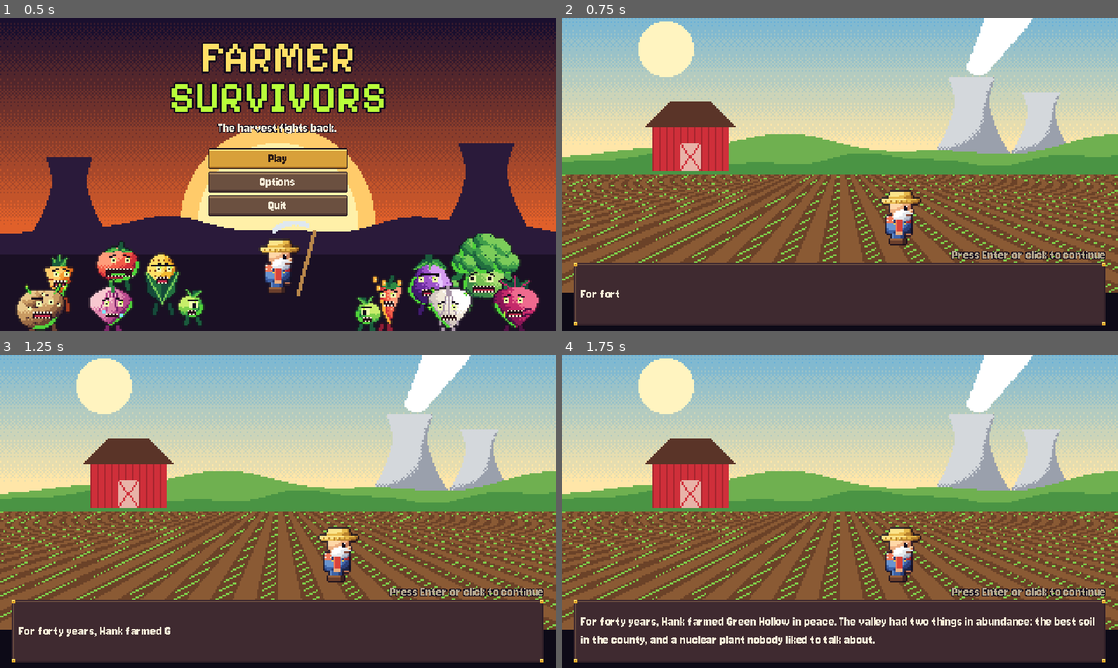
Above: before the commit, frames 1-4 (two rows, left to right).
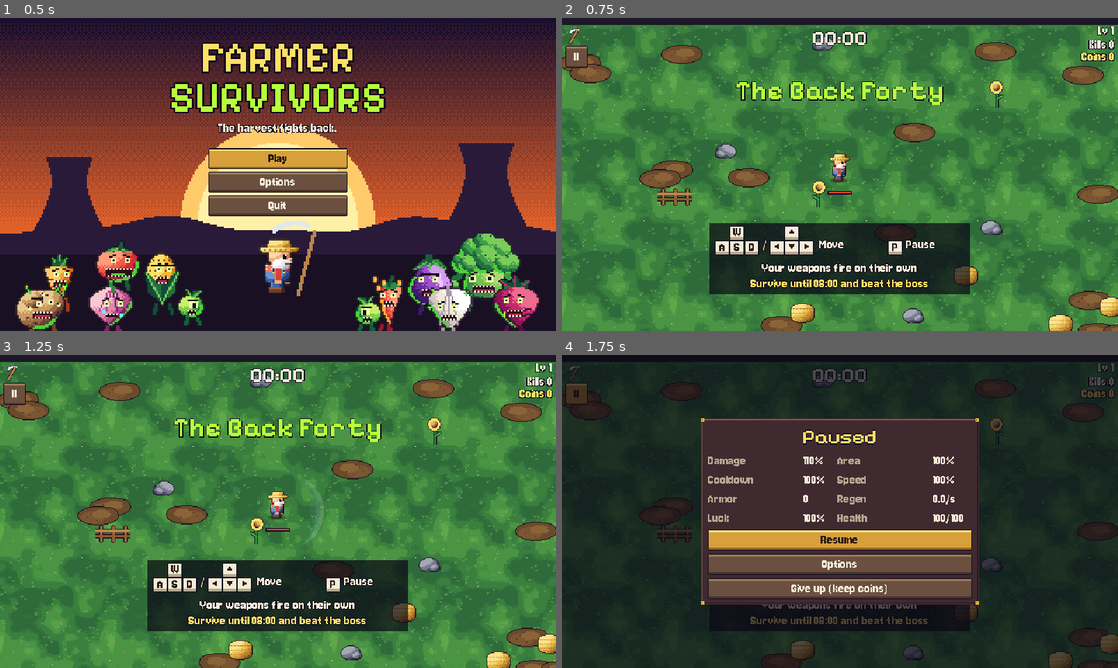
Above: after the commit, the same moments.

Repository: emilianostack/farmer-survivor
Game: Godot game, scene res://scenes/main.tscn
Two runs of this game, one before a commit and one after it. Both use one fixed random seed, a clock stepped at 60 frames per second and the inputs below.
Inputs (mouse positions are in pixels of both pictures, inside the frame that each line leads up to):
- Up to frame 1 (0.5 s): no input
- Up to frame 2 (0.75 s): click "Play" at 0.5 s
- Up to frame 3 (1.25 s): no input
- Up to frame 4 (1.75 s): click (578, 392) at 1.25 s, where only the run after the commit has a clickable "II"

Frame 1 is identical in both runs. In frame 2, 97% of the frame differs, in the area x 0-100%, y 0-100%; in frame 3, 97%; in frame 4, 96%.

Commit message:
Updates

Diff:
--- a/i18n/strings.csv
+++ b/i18n/strings.csv
@@ -9,6 +9,7 @@
 BTN_CONTINUE,Continue,Continuar,Continuar,Continuer
 BTN_RESUME,Resume,Retomar,Reanudar,Reprendre
 BTN_GIVEUP,Give up (keep coins),Desistir (manter moedas),Rendirse (conservar monedas),Abandonner (garder les pièces)
+BTN_SKIP,Skip,Pular,Saltar,Passer
 TAB_EXPEDITION,Expedition,Expedição,Expedición,Expédition
 TAB_WORKSHOP,Workshop,Oficina,Taller,Atelier
 TAB_FARM,Farm,Fazenda,Granja,Ferme
@@ -92,6 +93,11 @@
 HUD_REVIVED,Second wind!,Segundo fôlego!,¡Segundo aliento!,Second souffle !
 HUD_XPCHEST,XP chest! +%s XP,Baú de XP! +%s XP,¡Cofre de XP! +%s XP,Coffre d'XP ! +%s XP
 HUD_VICTORY,The field is clean!,O campo está limpo!,¡El campo está limpio!,Le champ est sain !
+HINT_MOVE,Move,Mover,Moverse,Bouger
+HINT_DRAG,Drag anywhere to move,Arraste em qualquer lugar para mover,Arrastra en cualquier lugar para moverte,Glissez n'importe où pour bouger
+HINT_PAUSE,Pause,Pausar,Pausa,Pause
+HINT_AUTO,Your weapons fire on their own,Suas armas atacam sozinhas,Tus armas atacan solas,Vos armes tirent toutes seules
+HINT_GOAL,Survive until %s and beat the boss,Sobreviva até %s e vença o chefe,Sobrevive hasta el %s y vence al jefe,Survivez jusqu'à %s et battez le boss
 LVL_TITLE,Level up!,Subiu de nível!,¡Subiste de nivel!,Niveau supérieur !
 LVL_NEW,New!,Novo!,¡Nuevo!,Nouveau !
 LVL_TAG,Lv %d,Nv %d,Nv %d,Nv %d
--- a/scripts/autoload/audio.gd
+++ b/scripts/autoload/audio.gd
@@ -4,12 +4,15 @@
 const SFX := ["hit", "kill", "pickup", "coin", "levelup", "hurt", "shoot", "slash", "boom", "zap", "chest", "ui", "buy", "boss", "win", "lose", "bee", "tractor"]
 const VOICES := 14
 const MIN_GAP := 0.045
+## Per-sound trims in dB, measured so every effect sits at a similar loudness.
+const TRIM := {"boss": -4.0, "slash": 3.0, "shoot": 1.5}
 
 var streams := {}
 var players: Array[AudioStreamPlayer] = []
 var last_play := {}
 var music: AudioStreamPlayer
 var current_track := ""
+var sfx_db := 0.0
 var positions := {}
 
 
@@ -33,8 +36,9 @@
 		return
 	var s: Dictionary = Save.d.settings
 	music.volume_db = linear_to_db(maxf(float(s.music) * 0.6, 0.0001))
+	sfx_db = linear_to_db(maxf(float(s.sfx) * 0.7, 0.0001))
 	for p in players:
-		p.volume_db = linear_to_db(maxf(float(s.sfx) * 0.7, 0.0001))
+		p.volume_db = sfx_db
 
 
 func play(id: String, pitch_var: float = 0.08) -> void:
@@ -47,6 +51,7 @@
 	for p in players:
 		if not p.playing:
 			p.stream = streams[id]
+			p.volume_db = sfx_db + float(TRIM.get(id, 0.0))
 			p.pitch_scale = randf_range(1.0 - pitch_var, 1.0 + pitch_var)
 			p.play()
 			return
--- a/scripts/dev/harness.gd
+++ b/scripts/dev/harness.gd
@@ -142,6 +142,13 @@
 	await _snap("06b_danger")
 	r.hp = float(r.stats.max_hp)
 	await _wait(3)
+	var help = preload("res://scripts/game/hud.gd").ControlsHint.new()
+	help.touch = UI.force_touch
+	help.goal = tr("HINT_GOAL") % UI.time_str(DB.STAGE_LENGTH)
+	r.hud.root.add_child(help)
+	await _wait(3)
+	await _snap("06c_controls")
+	help.queue_free()
 	r.bot = false
 	r.hud._show_level_up(r.hud._options())
 	await _wait(6)
@@ -338,7 +345,15 @@
 	await _finger(0, center, true)
 	await _finger(0, center, false)
 	await _wait(4)
-	_ok(main.current is Screens.Story, "tapping Play starts the story")
+	_ok(main.run != null, "tapping Play starts a run")
+	_ok(main.run.hud.hint != null and main.run.hud.hint.touch, "the controls help shows the touch stick")
+	main.run.give_up()
+	await _wait(4)
+	var cont: Button = main.current.find_children("*", "Button", true, false)[0]
+	await _finger(0, cont.get_global_rect().get_center(), true)
+	await _finger(0, cont.get_global_rect().get_center(), false)
+	await _wait(4)
+	_ok(main.current is Screens.Story, "the story follows the first run")
 	_ok(main.current.hint.text == tr("STORY_HINT_TOUCH"), "story hint talks about tapping")
 	for i in 12:
 		if not (main.current is Screens.Story):
@@ -413,25 +428,21 @@
 	_ok(TranslationServer.get_locale().begins_with("en"), "starts in English")
 	_ok(tr("BTN_PLAY") == "Play", "translations load")
 	await _press("ui_accept")
-	await _wait(4)
-	_ok(main.current is Screens.Story, "Play on a new save opens the story")
-	for i in 12:
-		if not (main.current is Screens.Story):
-			break
-		await _press("ui_accept")
-	await _wait(6)
-	_ok(main.current != null and not (main.current is Screens.Story), "story advances to the hub")
-	_ok(Save.d.seen_intro, "intro is only shown once")
-	await _wait(6)
-	await _press("ui_accept")
-	await _wait(6)
-	_ok(main.run != null, "Head out starts a run")
+	await _wait(6)
+	_ok(main.run != null and not (main.current is Screens.Story), "Play on a new save starts a run at once")
 	var r = main.run
+	_ok(r.hud.hint != null, "the first run shows the controls")
+	_ok(r.hud.pause_button.is_visible_in_tree(), "a mouse player has an on-screen pause button")
 	Input.action_press("move_right")
 	await _wait(40)
 	Input.action_release("move_right")
 	_ok(r.player_pos.x > 20.0, "move input walks the farmer")
 	_ok(r.player.flip_h == false and r.facing == 1.0, "faces the walk direction")
+	_ok(r.hud.hint != null, "the controls stay up for a short walk")
+	Input.action_press("move_down")
+	await _wait(150)
+	Input.action_release("move_down")
+	_ok(r.hud.hint == null, "the controls fade once the player is moving")
 	await _press("pause")
 	await _wait(4)
 	_ok(get_tree().paused and r.hud.overlay != null, "Esc pauses")
@@ -473,6 +484,27 @@
 	r.hurt(999.0)
 	await _wait(6)
 	_ok(main.run == null, "dying ends the run")
+	await _press("ui_accept")
+	await _wait(6)
+	_ok(main.current is Screens.Story, "the intro story follows the first run")
+	main.current.skip.pressed.emit()
+	await _wait(6)
+	_ok(main.current != null and not (main.current is Screens.Story), "Skip leaves the story for the hub")
+	_ok(Save.d.seen_intro, "intro is only shown once")
+	await _press("ui_accept")
+	await _wait(6)
+	_ok(main.run != null, "Head out starts a run")
+	_ok(main.run.hud.hint != null, "the second run still shows the controls")
+	main.run.give_up()
+	await _wait(4)
+	await _press("ui_accept")
+	await _wait(6)
+	_ok(not (main.current is Screens.Story), "the story is not shown again")
+	main.current.start_run.emit(0, 0, "hank")
+	await _wait(6)
+	_ok(main.run != null and main.run.hud.hint == null, "the third run has no controls help")
+	main.run.give_up()
+	await _wait(4)
 	print("flow fails=", fails, " coins=", Save.d.coins)
 	get_tree().quit()
 
@@ -1122,7 +1154,15 @@
 
 
 ## Real bot gameplay for preview videos, run with --write-movie. Nothing is sped up.
+## --dev=trailer[:<stage>:<char>:<start seconds, or "boss">:<length>:<weapon,weapon>]
 func _trailer() -> void:
+	var stage := int(arg[1]) if arg.size() > 1 else 1
+	var ch: String = arg[2] if arg.size() > 2 else "hank"
+	var start := 300.0
+	if arg.size() > 3:
+		start = DB.STAGE_LENGTH - 2.0 if arg[3] == "boss" else float(arg[3])
+	var length := float(arg[4]) if arg.size() > 4 else 19.0
+	var weapons := arg[5].split(",") if arg.size() > 5 else PackedStringArray(["scythe", "bees", "lightning", "tractor", "sickles"])
 	seed(2026)
 	Save.d = Save._default()
 	Save.d.seen_intro = true
@@ -1132,15 +1172,15 @@
 	Save.d.settings.music = 0.0
 	Save.d.settings.sfx = 0.0
 	Save.apply_settings()
-	main.start_run(1, 0, "hank", true)
+	main.start_run(stage, 0, ch, true)
 	var r = main.run
-	r.time = 300.0
+	r.time = start
 	r.next_elite = r.time + 6.0
 	r.next_swarm = r.time + 3.0
 	r.wave_i = 0
 	r.level = 22
 	r.xp_next = 99999.0
-	for id in ["scythe", "bees", "lightning", "tractor", "sickles"]:
+	for id in weapons:
 		if r.weapons.has_weapon(id) == null:
 			r.weapons.add_weapon(id)
 	for s in r.weapons.slots:
@@ -1151,7 +1191,7 @@
 	r.hud.refresh_items()
 	for i in 90:
 		r.enemies.spawn(r.stage.waves[-1].pool.pick_random(), r.player_pos + Vector2.from_angle(randf() * TAU) * randf_range(120.0, 300.0))
-	var left := 19.0
+	var left := length
 	while left > 0.0 and main.run != null:
 		r.hp = float(r.stats.max_hp) * 0.82
 		left -= get_process_delta_time()
--- a/scripts/game/hud.gd
+++ b/scripts/game/hud.gd
@@ -18,6 +18,10 @@
 var _banner_tween: Tween
 var danger_rect: ColorRect
 var stick: TouchStick = null
+var pause_button: Button
+var hint: Control = null
+var hint_age := 0.0
+var hint_moved := 0.0
 
 
 func setup(r: Node2D) -> void:
@@ -74,21 +78,137 @@
 	banner_label.size = Vector2(640, 44)
 	banner_label.modulate.a = 0.0
 	root.add_child(banner_label)
+	# On-screen pause for every player: in a browser Esc leaves fullscreen instead.
+	pause_button = UI.button("II", func():
+		if _can_pause():
+			open_pause(), Vector2(26, 26))
+	pause_button.position = Vector2(4, 32)
+	pause_button.focus_mode = Control.FOCUS_NONE
+	root.add_child(pause_button)
 	if UI.is_touch():
 		enable_touch()
-
-
-## Steering stick and an on-screen pause, for devices with no keyboard.
+	if int(Save.d.runs) < 2 and not run.bot:
+		hint = ControlsHint.new()
+		hint.touch = UI.is_touch()
+		hint.goal = tr("HINT_GOAL") % UI.time_str(DB.STAGE_LENGTH)
+		root.add_child(hint)
+
+
+## Steering stick for devices with no keyboard. The pause button grows to finger size.
 func enable_touch() -> void:
 	stick = TouchStick.new()
 	root.add_child(stick)
-	var pause := UI.button("II", func():
-		if overlay == null and not run.finished and run.win_timer < 0.0:
-			open_pause(), Vector2(34, 34))
-	pause.position = Vector2(4, 32)
-	pause.focus_mode = Control.FOCUS_NONE
-	root.add_child(pause)
-	stick.blocked.append(pause)
+	pause_button.custom_minimum_size = Vector2(34, 34)
+	root.move_child(pause_button, -1)
+	stick.blocked.append(pause_button)
+
+
+func _can_pause() -> bool:
+	return overlay == null and not run.finished and run.win_timer < 0.0
+
+
+## A browser tab that loses focus pauses the run, so nobody dies while away.
+func _notification(what: int) -> void:
+	if what == NOTIFICATION_APPLICATION_FOCUS_OUT and run != null and not run.bot and _can_pause():
+		open_pause()
+
+
+## Fades the first-run controls help once the player has clearly got the hang of moving.
+func tick_hint(dt: float, moving: bool) -> void:
+	if hint == null:
+		return
+	hint_age += dt
+	if moving:
+		hint_moved += dt
+	if hint_moved > 2.5 or hint_age > 15.0:
+		var h := hint
+		hint = null
+		var tw := create_tween()
+		tw.tween_property(h, "modulate:a", 0.0, 0.6)
+		tw.tween_callback(h.queue_free)
+
+
+## First-run help. The keys are drawn as keycaps, in the player's own keyboard layout.
+class ControlsHint extends Control:
+	const INK := Color("2a1a14")
+	const CAP := Color("f4ecd8")
+	var touch := false
+	var goal := ""
+
+	var names := {}
+
+	func _ready() -> void:
+		mouse_filter = Control.MOUSE_FILTER_IGNORE
+		size = Vector2(300, 82)
+		position = Vector2((640 - size.x) / 2.0, 236)
+		for k in [KEY_W, KEY_A, KEY_S, KEY_D, KEY_P]:
+			names[k] = key_name(k)
+
+	## What is printed on the key at this position, e.g. Z instead of W on AZERTY.
+	static func key_name(physical: Key) -> String:
+		var native := DisplayServer.get_name() in ["Windows", "macOS", "X11", "Wayland"]
+		if native:
+			var s := OS.get_keycode_string(DisplayServer.keyboard_get_keycode_from_physical(physical))
+			if s.length() == 1:
+				return s
+		elif OS.get_locale().replace("-", "_") in ["fr", "fr_FR", "fr_BE"]:  # browsers do not tell; AZERTY is the likely layout
+			match physical:
+				KEY_W: return "Z"
+				KEY_A: return "Q"
+		return OS.get_keycode_string(physical)
+
+	## The keys a player presses show the real layout: fix the keycaps to match.
+	func _input(e: InputEvent) -> void:
+		var k := e as InputEventKey
+		if k == null or not k.pressed or not names.has(k.physical_keycode):
+			return
+		var s := OS.get_keycode_string(k.key_label if k.key_label != KEY_NONE else k.keycode)
+		if s.length() == 1 and s != names[k.physical_keycode]:
+			names[k.physical_keycode] = s
+			queue_redraw()
+
+	func _cap(at: Vector2, txt: String, arrow: float = NAN) -> void:
+		var r := Rect2(at, Vector2(15, 15))
+		draw_rect(r.grow(1), Color("140c1c"))
+		draw_rect(r, CAP)
+		draw_rect(Rect2(at + Vector2(0, 12), Vector2(15, 3)), UI.COL_MUTED)
+		if is_nan(arrow):
+			draw_string(UI.body_font(), at + Vector2(0, 11), txt, HORIZONTAL_ALIGNMENT_CENTER, 15, 16, INK)
+		else:
+			var c := at + Vector2(7.5, 6.0)
+			var pts := PackedVector2Array([Vector2(3.5, 0), Vector2(-2.5, -3.5), Vector2(-2.5, 3.5)])
+			for i in pts.size():
+				pts[i] = c + pts[i].rotated(arrow)
+			draw_colored_polygon(pts, INK)
+
+	func _text(at: Vector2, txt: String, col: Color, align := HORIZONTAL_ALIGNMENT_LEFT, w := -1.0) -> void:
+		var f := UI.body_font()
+		for o in [Vector2(-1, 0), Vector2(1, 0), Vector2(0, -1), Vector2(0, 1)]:
+			draw_string(f, at + o, txt, align, w, 16, Color("140c1c"))
+		draw_string(f, at, txt, align, w, 16, col)
+
+	func _draw() -> void:
+		draw_rect(Rect2(Vector2.ZERO, size), Color(0.04, 0.03, 0.08, 0.72))
+		if touch:
+			var c := Vector2(30, 22)
+			draw_arc(c, 13, 0, TAU, 24, CAP, 2.0)
+			draw_circle(c + Vector2(6, -3), 5, UI.COL_GOLD)
+			_text(Vector2(52, 27), tr("HINT_DRAG"), UI.COL_TEXT)
+		else:
+			_cap(Vector2(24, 4), names[KEY_W])
+			_cap(Vector2(7, 21), names[KEY_A])
+			_cap(Vector2(24, 21), names[KEY_S])
+			_cap(Vector2(41, 21), names[KEY_D])
+			_text(Vector2(61, 29), "/", UI.COL_MUTED)
+			_cap(Vector2(87, 4), "", -PI / 2.0)
+			_cap(Vector2(70, 21), "", PI)
+			_cap(Vector2(87, 21), "", PI / 2.0)
+			_cap(Vector2(104, 21), "", 0.0)
+			_text(Vector2(126, 29), tr("HINT_MOVE"), UI.COL_TEXT)
+			_cap(Vector2(206, 21), names[KEY_P])
+			_text(Vector2(226, 29), tr("HINT_PAUSE"), UI.COL_TEXT)
+		_text(Vector2(0, 56), tr("HINT_AUTO"), UI.COL_TEXT, HORIZONTAL_ALIGNMENT_CENTER, size.x)
+		_text(Vector2(0, 74), goal, UI.COL_GOLD, HORIZONTAL_ALIGNMENT_CENTER, size.x)
 
 
 func touch_dir() -> Vector2:
@@ -144,7 +264,7 @@
 
 func _unhandled_input(e: InputEvent) -> void:
 	if e.is_action_pressed("pause"):
-		if overlay == null and not run.finished and run.win_timer < 0.0:
+		if _can_pause():
 			open_pause()
 			get_viewport().set_input_as_handled()
 		elif overlay != null and overlay.has_meta("pause"):
--- a/scripts/game/run.gd
+++ b/scripts/game/run.gd
@@ -258,6 +258,7 @@
 		spd *= 0.55
 	player_pos += dir * spd * dt
 	var moving := dir.length_squared() > 0.01
+	hud.tick_hint(dt, moving)
 	if moving:
 		facing_vec = dir.normalized()
 		if absf(dir.x) > 0.1:
--- a/scripts/main.gd
+++ b/scripts/main.gd
@@ -19,6 +19,8 @@
 	ui_layer = CanvasLayer.new()
 	ui_layer.layer = 5
 	add_child(ui_layer)
+	if OS.has_feature("web"):
+		_free_browser_keys()
 	var args := OS.get_cmdline_user_args()
 	for a in args:
 		if a.begins_with("--dev="):
@@ -27,6 +29,14 @@
 			harness.begin(self, a.substr(6))
 			return
 	show_title()
+
+
+## In a browser Esc leaves fullscreen, so it must not also pause the game.
+## P and the on-screen button pause instead. Menus still close with Esc.
+func _free_browser_keys() -> void:
+	for e in InputMap.action_get_events("pause"):
+		if e is InputEventKey and (e.physical_keycode == KEY_ESCAPE or e.keycode == KEY_ESCAPE):
+			InputMap.action_erase_event("pause", e)
 
 
 func _swap(n: Node) -> void:
@@ -44,14 +54,24 @@
 	_swap(t)
 
 
+## A new player is playing within a second of pressing Play: the first run starts at
+## once, with the controls drawn on screen. The intro story waits until after it.
 func _on_play() -> void:
-	if not Save.d.seen_intro:
-		show_story(INTRO, func():
-			Save.d.seen_intro = true
-			Save.save_game()
-			show_hub())
+	if int(Save.d.runs) == 0 and not Save.d.seen_intro:
+		start_run(0, 0, String(Save.d.selected_char))
 	else:
+		show_farm()
+
+
+## The hub, with the intro story in front of it the first time. The story can be skipped.
+func show_farm() -> void:
+	if Save.d.seen_intro:
 		show_hub()
+		return
+	show_story(INTRO, func():
+		Save.d.seen_intro = true
+		Save.save_game()
+		show_hub())
 
 
 func show_story(slides: Array, next: Callable) -> void:
@@ -104,7 +124,7 @@
 		if first_final:
 			show_story(ENDING, show_hub)
 		else:
-			show_hub())
+			show_farm())
 	_swap(res)
 
 
--- a/scripts/ui/screens.gd
+++ b/scripts/ui/screens.gd
@@ -62,6 +62,7 @@
 	var image: TextureRect
 	var text: Label
 	var hint: Label
+	var skip: Button
 
 	func _init(p_slides: Array) -> void:
 		slides = p_slides
@@ -88,6 +89,10 @@
 		hint.size = Vector2(612, 16)
 		hint.add_theme_constant_override("outline_size", 3)
 		add_child(hint)
+		skip = UI.button(tr("BTN_SKIP"), func(): done.emit(), Vector2(64, 22))
+		skip.position = Vector2(640 - 8 - skip.custom_minimum_size.x, 8)
+		skip.focus_mode = Control.FOCUS_NONE  # Enter keeps advancing the slides
+		add_child(skip)
 		_show()
 
 	func _show() -> void:
@@ -108,6 +113,8 @@
 		var pressed: bool = e.is_action_pressed("ui_accept") or (e is InputEventMouseButton and e.pressed)
 		if not pressed:
 			return
+		if e is InputEventMouseButton and skip.get_global_rect().has_point(e.position):
+			return  # the Skip button takes this click
 		get_viewport().set_input_as_handled()
 		if text.visible_characters < text.text.length():
 			shown = 99999.0
Binary file added: store/cover_anim.gif
Binary file added: store/gameplay.gif
Binary file added: store/gameplay_boss_tucker.gif
Binary file added: store/gameplay_field_mabel.gif
Binary file added: store/gameplay_reactor_rosa.gif
